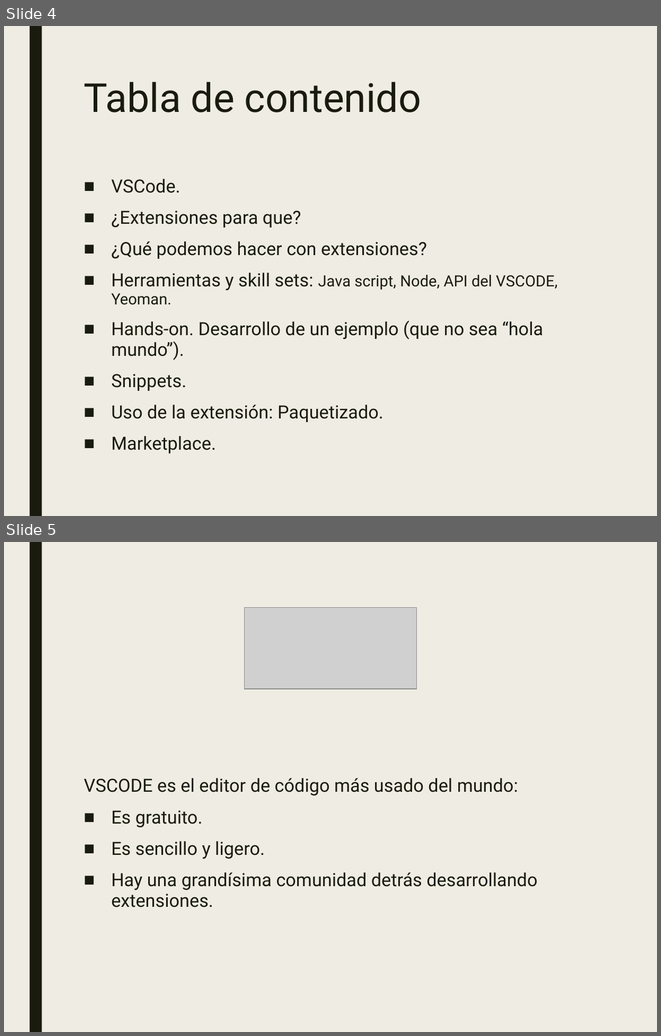
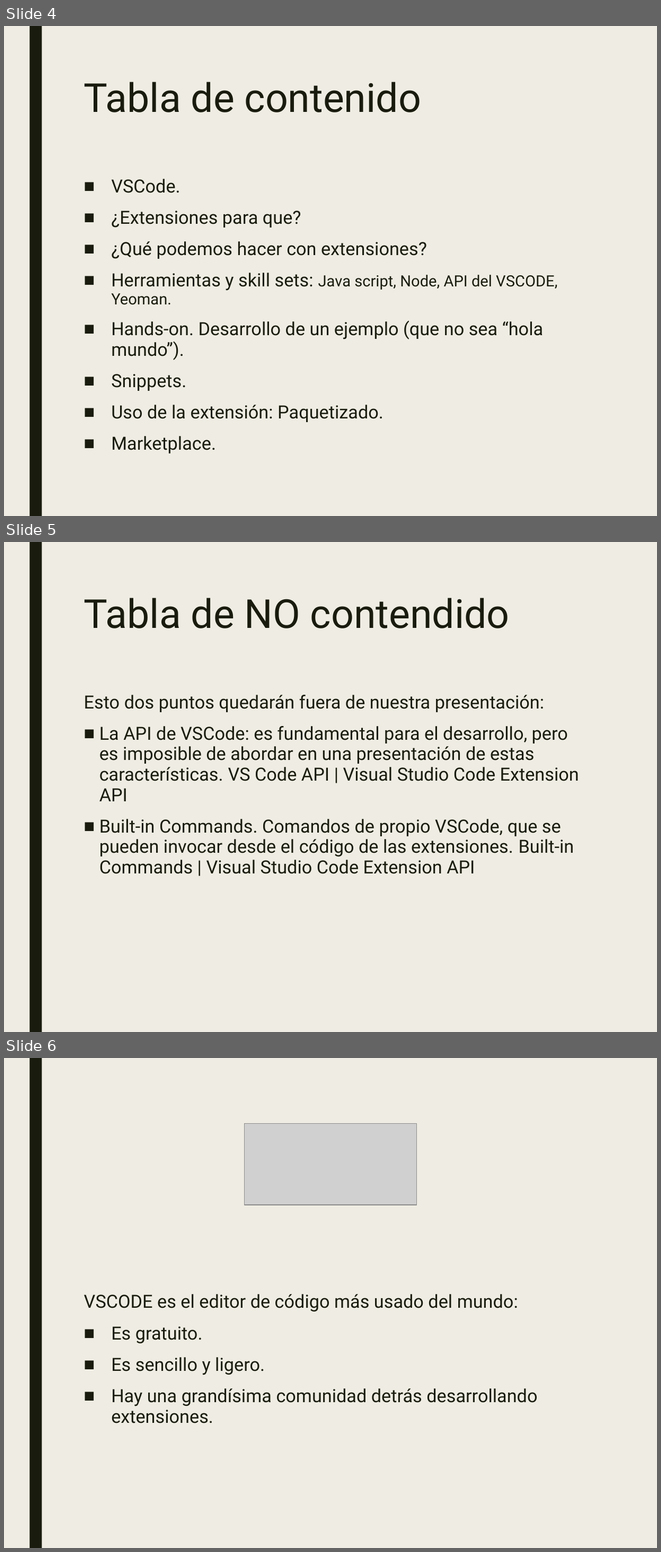
Before and after one commit to JalmarazMartn/dotnetrioja1, a slide deck: VSCODE Extensiones.ppt. Shown one above the other, each under a label of ours: slides 4 and 5 before the commit, slides 4, 5 and 6 after it. The pictures are 661x1036 and 661x1552 pixels, drawn with LibreOffice and Linux fonts; fonts in the diff are those of the drawing; grey boxes stand for pictures. Boxes give left, top, right and bottom in pixels: in the first picture for what was removed or moved away, otherwise in the second. Text is boxed around its words. In the diff, an @@ line names an element or a change of style, - is before the commit and + after.

Commit message:
Presentación

```diff
--- a/VSCODE Extensiones.ppt
+++ b/VSCODE Extensiones.ppt
@@ slide 5 added at (4,542,657,1032), background #EFEDE3; not listed: 1 template element that a slide beside it also shows @@
@@ title added at (84,598,510,628), 44 pt, text #191B0E @@
+Tabla de NO contendido
@@ text added at (84,695,579,874), 20 pt, text #191B0E @@
+Esto dos puntos quedarán fuera de nuestra presentación:
+■ La API de VSCode: es fundamental para el desarrollo, pero es imposible de abordar en una presentación de estas características. VS Code API | Visual Studio Code Extension API
+■ Built-in Commands. Comandos de propio VSCode, que se pueden invocar desde el código de las extensiones. Built-in Commands | Visual Studio Code Extension API
@@ what was slide 5 is now slide 6 @@
```
Also in this commit, not shown: 1 slide changed.
